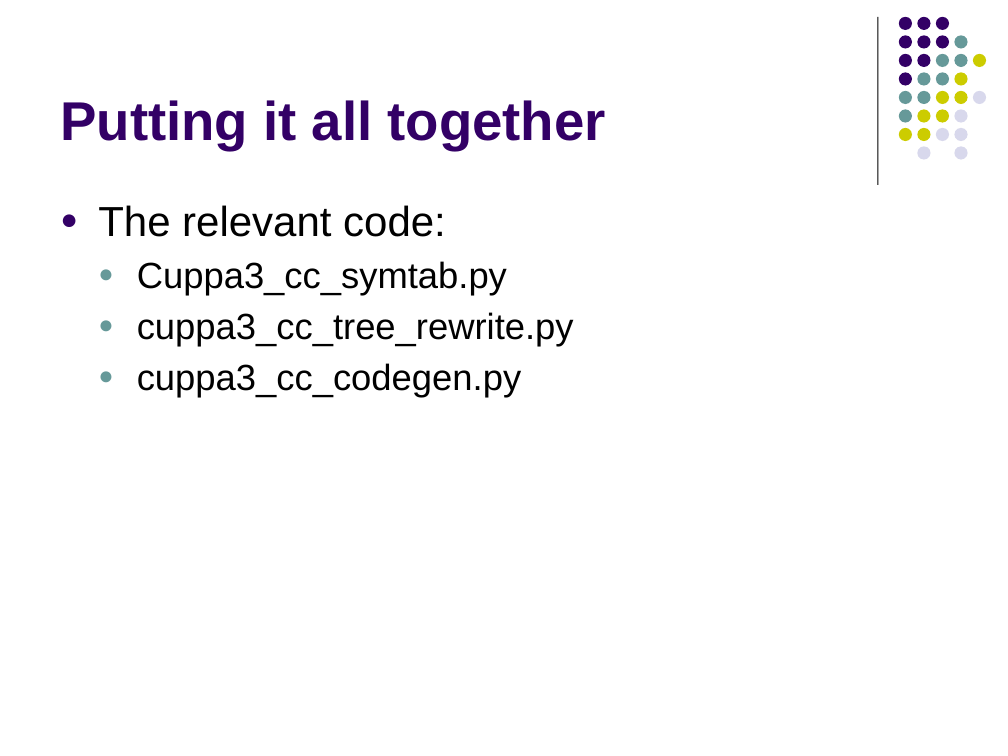
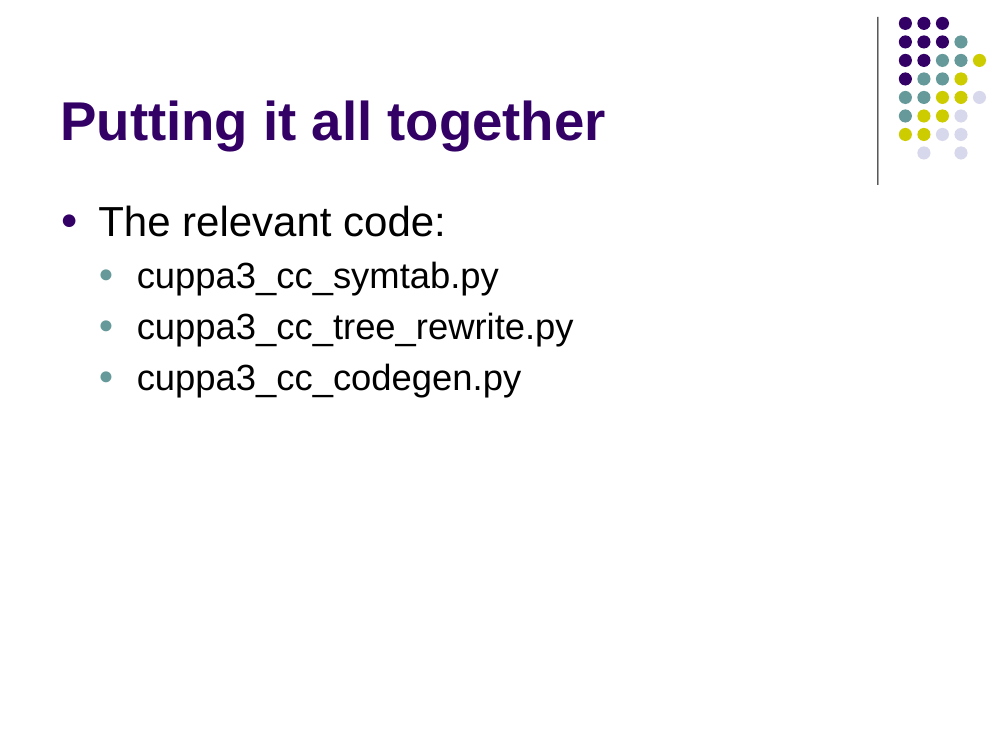
Before and after one commit to lutzhamel/CSC402, a slide deck: slide 18 of notes/csc402-ln015.pptx. Drawn at 1008x756 pixels with LibreOffice and Linux fonts; fonts in the diff are those of the drawing. Boxes give left, top, right and bottom in pixels: in the first picture for what was removed or moved away, otherwise in the second. Text is boxed around its words. In the diff, an @@ line names an element or a change of style, - is before the commit and + after.

```diff
--- a/notes/csc402-ln015.pptx
+++ b/notes/csc402-ln015.pptx
@@ text at (137,261,499,296): text changed @@
-  ● Cuppa3_cc_symtab.py
+  ● cuppa3_cc_symtab.py
```
Also in this commit, not shown: 8 other files.
